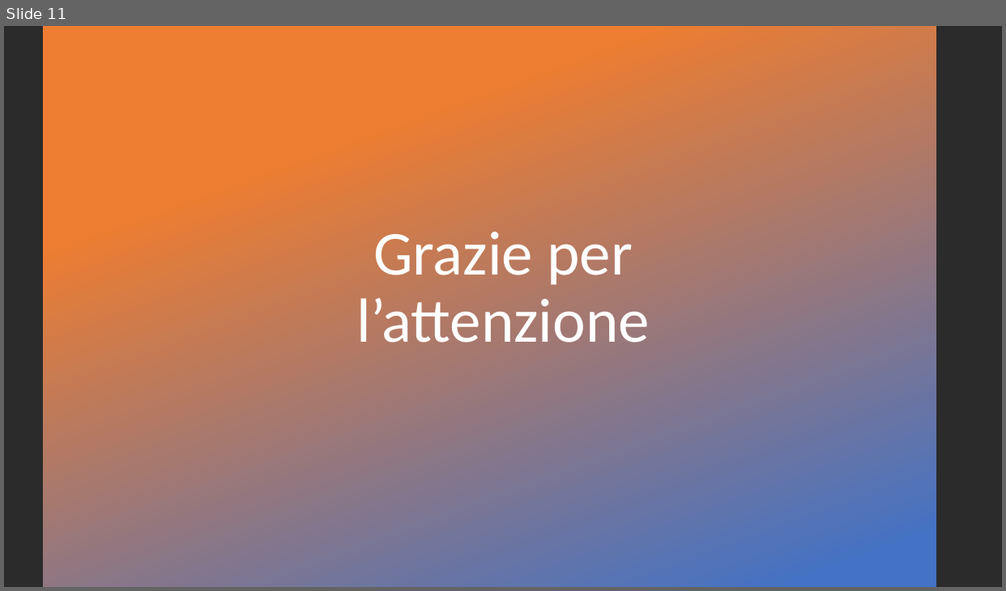
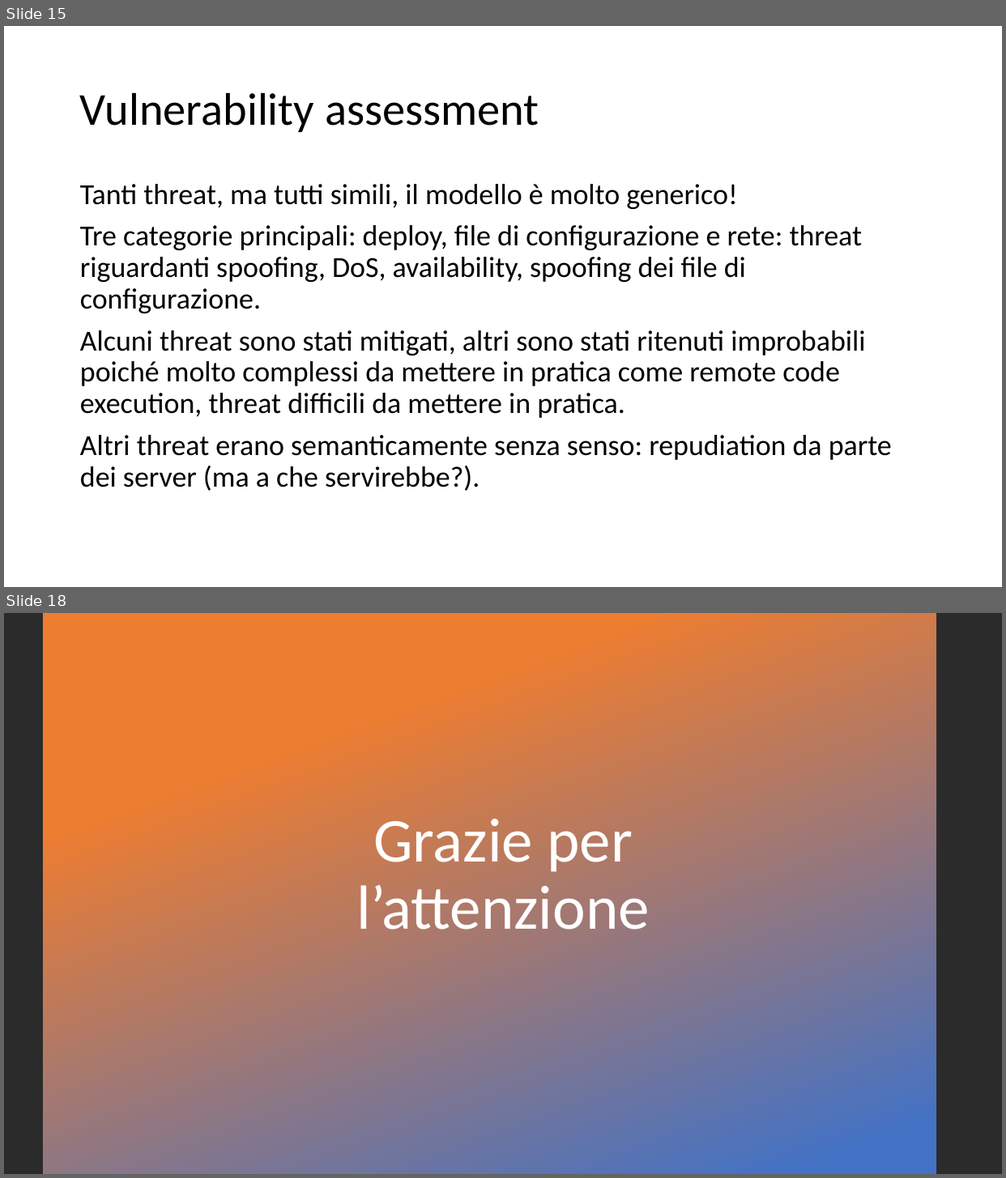
Before and after one commit to marcobarlo/GreenhouseSec, a slide deck: pres.pptx. Shown one above the other, each under a label of ours: slide 11 before the commit, slides 15 and 18 after it; the slides between them are not shown. The pictures are 1006x591 and 1006x1178 pixels, drawn with LibreOffice and Linux fonts; fonts in the diff are those of the drawing; background and template pictures are left out; a plain dark background stands for a picture behind light text. Boxes give left, top, right and bottom in pixels: in the first picture for what was removed or moved away, otherwise in the second. Text is boxed around its words. In the diff, an @@ line names an element or a change of style, - is before the commit and + after.

```diff
--- a/pres.pptx
+++ b/pres.pptx
@@ slide 15 added at (4,26,1002,587), background #FFFFFF @@
@@ title added at (80,92,539,132), 44 pt, text #000000 @@
+Vulnerability assessment
@@ text added at (80,184,892,491), 28 pt, text #000000 @@
+Tanti threat, ma tutti simili, il modello è molto generico!
+Tre categorie principali: deploy, file di configurazione e rete: threat riguardanti spoofing, DoS, availability, spoofing dei file di configurazione.
+Alcuni threat sono stati mitigati, altri sono stati ritenuti improbabili poiché molto complessi da mettere in pratica come remote code execution, threat difficili da mettere in pratica.
+Altri threat erano semanticamente senza senso: repudiation da parte dei server (ma a che servirebbe?).
@@ what was slide 11 is now slide 18 @@
```
Also in this commit, not shown: 8 slides changed, 7 other slides added, 1 slide removed, 1 other file.
